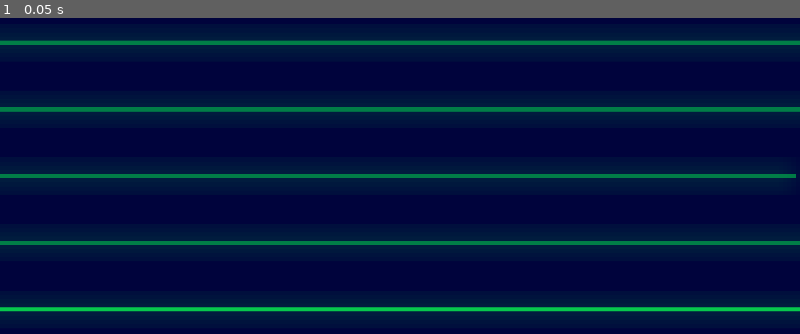
Above: before the commit, frame 1.
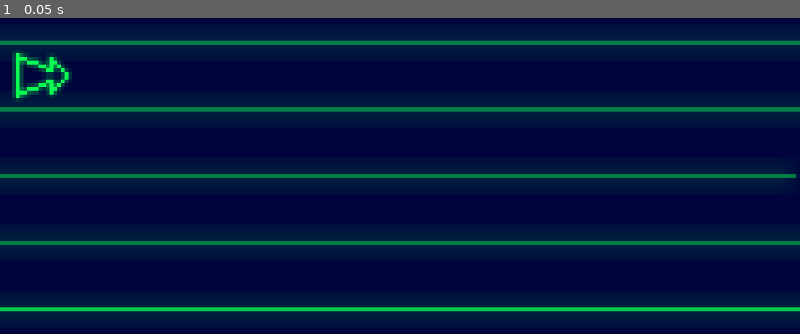
Above: after the commit, the same moment.

Repository: Neppord/battery-pact
Game: Godot game, scene res://main.tscn
Two runs of this game, one before a commit and one after it. Both use one fixed random seed, a clock stepped at 60 frames per second and the inputs below.
Inputs:
- Up to frame 1 (0.05 s): no input

The runs differ from the first frame. In frame 1, 0.7% of the frame differs, in the area x 1-9%, y 10-27%.

Commit message:
Show player one's arrow
Co-authored-by: Karl Wängberg <karlwangberg@gmail.com>

Diff:
--- a/main.tscn
+++ b/main.tscn
@@ -1,6 +1,43 @@
 [gd_scene format=3 uid="uid://cerim4e5hd3is"]
 
 [ext_resource type="Texture2D" uid="uid://dwmcgh7tyf2op" path="res://aseprite/neon-background.png" id="1_ig7tw"]
+[ext_resource type="Texture2D" uid="uid://b0caa22bwxobf" path="res://aseprite/neon-player.png" id="2_0xm2m"]
+
+[sub_resource type="AtlasTexture" id="AtlasTexture_h2yge"]
+atlas = ExtResource("2_0xm2m")
+region = Rect2(0, 0, 16, 16)
+
+[sub_resource type="AtlasTexture" id="AtlasTexture_1bvp3"]
+atlas = ExtResource("2_0xm2m")
+region = Rect2(16, 0, 16, 16)
+
+[sub_resource type="AtlasTexture" id="AtlasTexture_lquwl"]
+atlas = ExtResource("2_0xm2m")
+region = Rect2(32, 0, 16, 16)
+
+[sub_resource type="AtlasTexture" id="AtlasTexture_7mycd"]
+atlas = ExtResource("2_0xm2m")
+region = Rect2(48, 0, 16, 16)
+
+[sub_resource type="SpriteFrames" id="SpriteFrames_272bh"]
+animations = [{
+"frames": [{
+"duration": 1.0,
+"texture": SubResource("AtlasTexture_h2yge")
+}, {
+"duration": 1.0,
+"texture": SubResource("AtlasTexture_1bvp3")
+}, {
+"duration": 1.0,
+"texture": SubResource("AtlasTexture_lquwl")
+}, {
+"duration": 1.0,
+"texture": SubResource("AtlasTexture_7mycd")
+}],
+"loop": true,
+"name": &"default",
+"speed": 5.0
+}]
 
 [node name="Node2D" type="Node2D" unique_id=522391310]
 
@@ -8,3 +45,9 @@
 position = Vector2(959.9999, 540)
 scale = Vector2(10, 10)
 texture = ExtResource("1_ig7tw")
+
+[node name="AnimatedSprite2D" type="AnimatedSprite2D" parent="." unique_id=27252123]
+position = Vector2(101, 244)
+scale = Vector2(9, 9)
+sprite_frames = SubResource("SpriteFrames_272bh")
+frame_progress = 0.8765789
Not shown, changed: TODO.md
